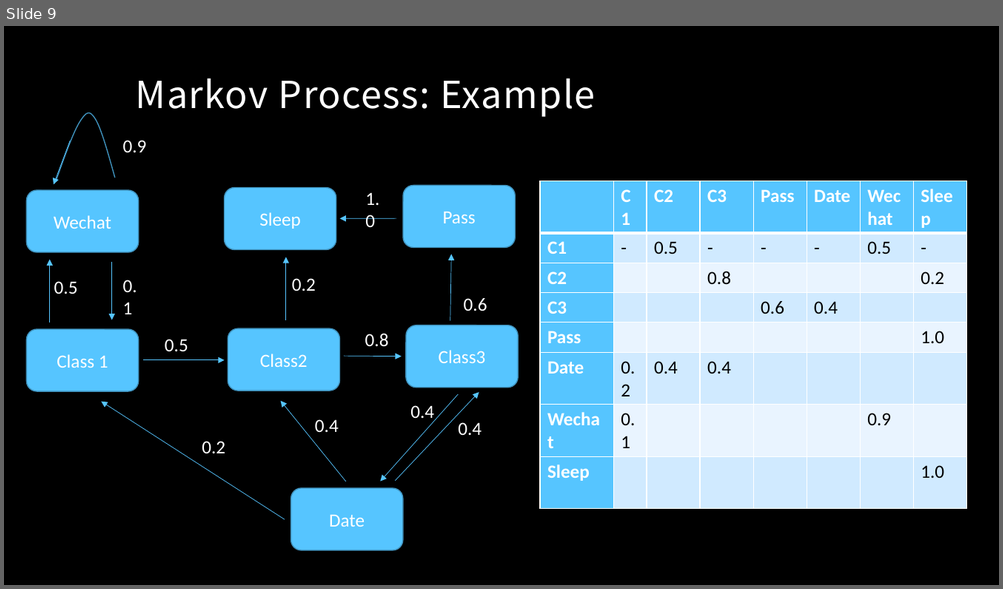
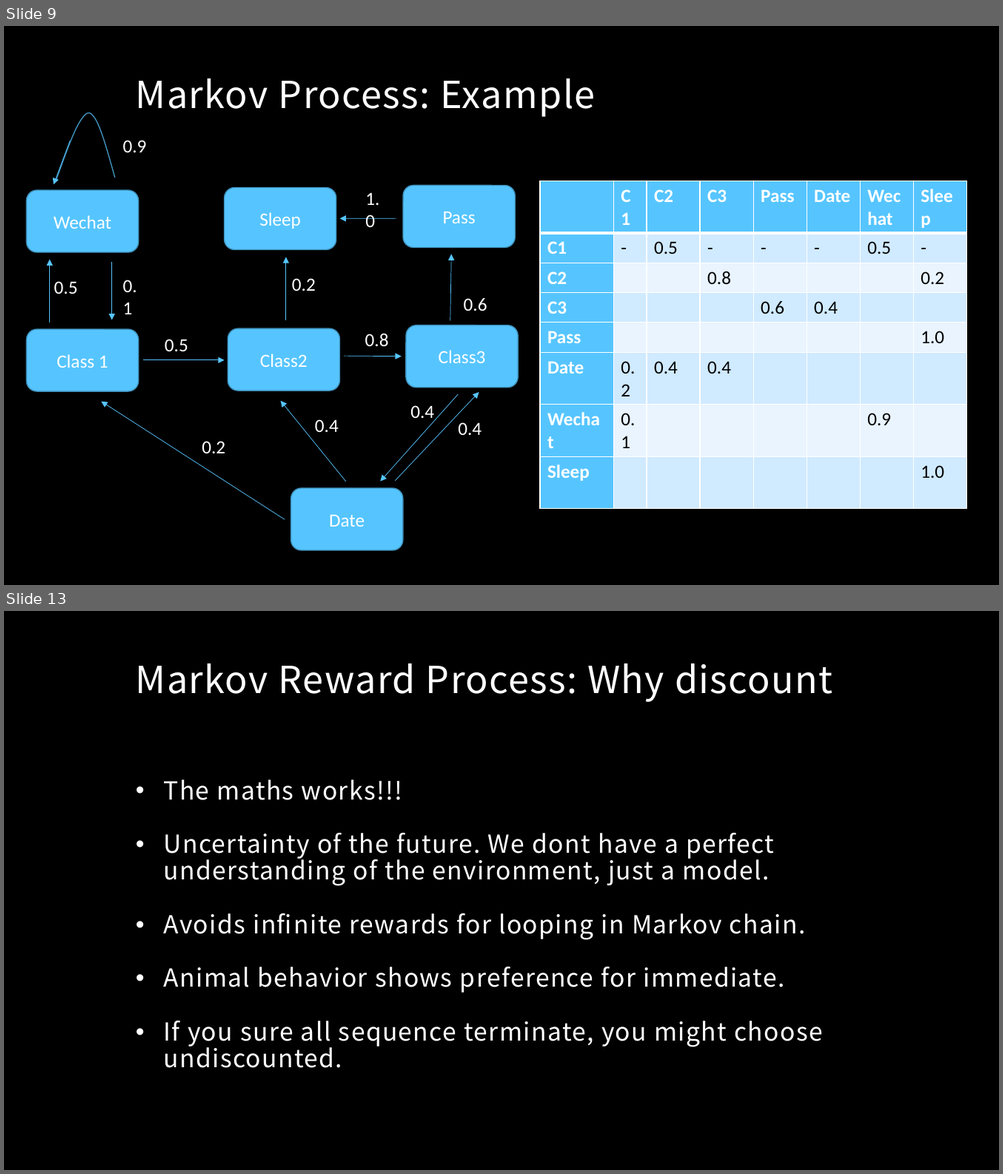
Before and after one commit to MacgyverLin/VintageComputer, a slide deck: Speech/Reinforcement Learning 2.pptx. Shown one above the other, each under a label of ours: slide 9 before the commit, slides 9 and 13 after it; the slides between them are not shown. The pictures are 1003x589 and 1003x1174 pixels, drawn with LibreOffice and Linux fonts; fonts in the diff are those of the drawing; background and template pictures are left out. Boxes give left, top, right and bottom in pixels: in the first picture for what was removed or moved away, otherwise in the second. Text is boxed around its words. In the diff, an @@ line names an element or a change of style, - is before the commit and + after.

```diff
--- a/Speech/Reinforcement Learning 2.pptx
+++ b/Speech/Reinforcement Learning 2.pptx
@@ slide 13 added at <box>4,611,999,1170</box>, background picture (left out) @@
@@ title added at <box>136,664,832,702</box>, 36 pt, text #FFFFFF @@
+Markov Reward Process: Why discount
@@ text added at <box>164,780,822,1068</box>, 24 pt, text #FFFFFF @@
+• The maths works!!!
+• Uncertainty of the future. We dont have a perfect understanding of the environment, just a model.
+• Avoids infinite rewards for looping in Markov chain.
+• Animal behavior shows preference for immediate.
+• If you sure all sequence terminate, you might choose undiscounted.
```
Also in this commit, not shown: 1 slide changed, 10 other slides added.
